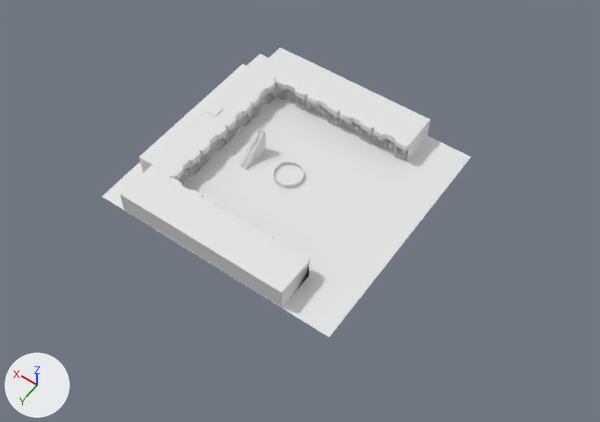
Before and after pictures for a commit that changed the Blender file Modelos/CentroComercial.blend.
Camera for both pictures: a camera (50 mm lens) standing at (-40.5, 54.1, 99.0) and looking at (4.9, -9.4, -0.8). Every picture has the same lights, and +X, +Y and +Z are marked at lower left. Materials are left out; every surface is plain grey.

The first picture shows 'Cube', 'Cube.001', 'Cube.002', 'Cube.003', 'Fuente', 'SM_Bld_Shop_01.003', 'SM_Bld_Shop_01.007', 'SM_Bld_Shop_01.011', 'Suelo'.
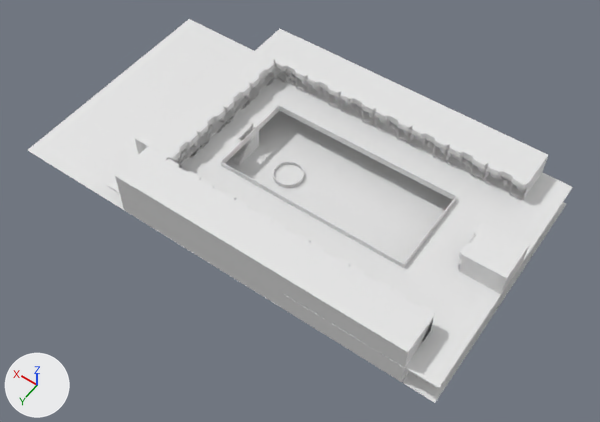
Commit message: Centro comercial 2: ahora mas comercial que nunca

Where the newer file only moved an object's origin or applied its transform, the numbers keep the older frame.

Boxes [x1, y1, x2, y2] around the edits, measured in the pictures (600 x 422 px):
'Suelo', rescaled (46% wider, 36% taller): before [102, 54, 471, 337]; after [28, 19, 566, 403]
'Suelo P2', added: after [107, 77, 573, 389]
'SM_Bld_Shop_01.001', added: after [135, 159, 435, 367]
'SM_Bld_Shop_01.002', added: after [274, 37, 548, 200]
'SM_Bld_Shop_01.003', reshaped: before [140, 177, 310, 308]; after [140, 206, 409, 382]
'SM_Bld_Shop_01.005', added: after [135, 45, 275, 168]
'SM_Bld_Shop_01.004', added: after [458, 223, 529, 294]
'Barrera', added: after [221, 105, 457, 268]
'Cube.002', reshaped, moved, rescaled, turned: before [241, 127, 266, 169]; after [115, 147, 168, 204]
'Cube.003', reshaped (137% wider, 257% taller): before [205, 104, 223, 117]; after [254, 29, 298, 78]
'Escaleras', added: after [235, 126, 260, 165]
part 1 of me_mesh_004, added: after [282, 293, 321, 331]
part 2 of me_mesh_004, added: after [320, 317, 362, 356]
part 3 of me_mesh_004, added: after [360, 342, 409, 382]
part 4 of me_cube_004, added: after [115, 147, 168, 204]
'SM_Bld_Shop_01.007', unchanged, covered by the edit: before [275, 56, 430, 161]
'SM_Bld_Shop_01.011', unchanged, covered by the edit: before [139, 64, 276, 186]
'Cube', unchanged, covered by the edit: before [120, 165, 172, 221]; after [120, 194, 143, 221]

The change, as a list of edits to the scene's bpy script:
```text
Change me_mesh_004:
    where me_mesh_004.from_pydata(...)  # 976 vertices, 1012 faces; spans x -15.0..5.0, y 0.0..3.1, z -5.0..0.5
    used by ob_sm_bld_shop_01_003; location = (15.9, 0.0, 0.0); rotation_euler = (1.571, 0.0, 0.0), in degrees (90, 0, 0); scale = (1.28, 1.28, 1.28)
    me_mesh_004 part 1: the loose piece of 212 vertices spanning x -15.0..-10.0, y 0.0..3.1, z -5.0..0.5 is copied, and the copy is moved by (-5.0, 0.0, 0.0); it spans x -20.0..-15.0, y 0.0..3.1, z -5.0..0.5
    me_mesh_004 part 2: the loose piece of 212 vertices spanning x -15.0..-10.0, y 0.0..3.1, z -5.0..0.5 is copied, and the copy is moved by (-10.0, 0.0, 0.0); it spans x -25.0..-20.0, y 0.0..3.1, z -5.0..0.5
    me_mesh_004 part 3: the loose piece of 212 vertices spanning x -15.0..-10.0, y 0.0..3.1, z -5.0..0.5 is copied, and the copy is moved by (-15.0, 0.0, 0.0); it spans x -30.0..-25.0, y 0.0..3.1, z -5.0..0.5
Change me_cube_004:
    where me_cube_004.from_pydata(...)  # 700 vertices, 396 faces; spans x -33.0..1.0, y -1.3..1.3, z -1.0..38.1
    used by ob_cube_002; location = (16.7, -10.8, 0.1); rotation_euler = (0.0, 0.0, 1.571), in degrees (0, 0, 90); scale = (0.155, 0.453, 0.121)
    me_cube_004 part 4: a new loose piece, a box spanning x -1.0..1.0, y -1.1..1.1, z -1.0..1.0
Change me_cube_008:
    where me_cube_008.from_pydata(...)  # 8 vertices, 6 faces; spans x -1.0..1.0, y -1.0..1.0, z -1.0..1.0
    used by ob_cube_003; location = (25.7, -15.0, 4.0); scale = (1.0, 1.0, 0.0865)
    me_cube_008 part 5
    me_cube_008.vertices[0].co: (-1.0, -1.0, -1.0) -> (-3.44, -18.36, 1.7)  # pixel (223, 109) -> not seen
    me_cube_008.vertices[1].co: (-1.0, -1.0, 1.0) -> (-3.44, -18.36, 46.05)  # pixel (222, 108) -> pixel (298, 37)
    me_cube_008.vertices[2].co: (-1.0, 1.0, -1.0) -> (-3.44, -11.32, 1.7)  # pixel (215, 117) -> pixel (273, 78)
    me_cube_008.vertices[3].co: (-1.0, 1.0, 1.0) -> (-3.44, -11.32, 46.05)  # pixel (215, 116) -> pixel (273, 60)
    me_cube_008.vertices[4].co: (1.0, -1.0, -1.0) -> (0.44, -18.36, 1.7)  # pixel (213, 104) -> not seen
    me_cube_008.vertices[5].co: (1.0, -1.0, 1.0) -> (0.44, -18.36, 46.05)  # pixel (213, 103) -> pixel (279, 28)
    me_cube_008.vertices[6].co: (1.0, 1.0, -1.0) -> (0.44, -11.32, 1.7)  # pixel (205, 111) -> not seen
    me_cube_008.vertices[7].co: (1.0, 1.0, 1.0) -> (0.44, -11.32, 46.05)  # pixel (205, 111) -> pixel (254, 51)
Change ob_suelo:
    ob_suelo.scale: (21.0, 20.0, 20.0) -> (37.4, 20.0, 20.0)
Change ob_cube_002:
    ob_cube_002.rotation_euler: (0.0, 0.0, 1.571) -> (0.0, 0.0, 0.0)  # degrees (0, 0, 90) -> degrees (0, 0, 0)
    ob_cube_002.location: (16.7, -10.8, 0.1) -> (24.2, 3.0, 6.1)
    ob_cube_002.scale: (0.155, 0.453, 0.121) -> (1.94, 3.14, 1.94)
Add ob_sm_bld_shop_01_005:
    ob_sm_bld_shop_01_005 = bpy.data.objects.new('SM_Bld_Shop_01.005', me_mesh_012.copy())  # the mesh of ob_sm_bld_shop_01_011
    ob_sm_bld_shop_01_005.location = (22.4, -19.9, 4.1)
    ob_sm_bld_shop_01_005.rotation_euler = (1.571, 0.0, -1.571)  # degrees (90, 0, -90)
    ob_sm_bld_shop_01_005.scale = (1.28, 1.28, 1.28)
Add ob_barrera:
    ob_barrera = bpy.data.objects.new('Barrera', me_cube_010)  # 32 vertices, 24 faces; spans x -50.8..0.2, y -5.3..4.8, z -1.0..1.0
    ob_barrera.location = (0.7, -6.5, 4.6)
    ob_barrera.rotation_euler = (0.0, 0.0, 1.571)  # degrees (0, 0, 90)
    ob_barrera.scale = (0.289, 3.19, 0.444)
Add ob_puerta:
    ob_puerta = bpy.data.objects.new('Puerta', me_cube_006)  # 32 vertices, 24 faces; spans x -0.98..1.02, y 0.0..3.25, z 0.0..9.25
    ob_puerta.parent = ob_sm_bld_shop_01_004
    ob_puerta.location = (-21.38, -8.462, 14.26)
    ob_puerta.rotation_euler = (0.0, 0.0, -1.571)  # degrees (0, 0, -90)
    ob_puerta.scale = (0.123, 1.0, 1.0)
Add ob_sm_bld_shop_01_004:
    ob_sm_bld_shop_01_004 = bpy.data.objects.new('SM_Bld_Shop_01.004', me_mesh_007)  # 212 vertices, 226 faces; spans x 0.0..5.0, y 0.0..3.05, z -5.0..0.54
    ob_sm_bld_shop_01_004.location = (-21.1, -16.8, 4.1)
    ob_sm_bld_shop_01_004.rotation_euler = (1.571, 0.0, 1.571)  # degrees (90, 0, 90)
    ob_sm_bld_shop_01_004.scale = (1.28, 1.28, 1.28)
Add ob_sm_bld_shop_01_002:
    ob_sm_bld_shop_01_002 = bpy.data.objects.new('SM_Bld_Shop_01.002', me_mesh_003)  # 1708 vertices, 1771 faces; spans x 0.0..35.0, y 0.0..3.1, z -5.0..0.5
    ob_sm_bld_shop_01_002.location = (22.3, -26.9, 4.1)
    ob_sm_bld_shop_01_002.rotation_euler = (1.571, 0.0, 3.142)  # degrees (90, 0, 180)
    ob_sm_bld_shop_01_002.scale = (1.28, 1.28, 1.28)
Add ob_sm_bld_shop_01_001:
    ob_sm_bld_shop_01_001 = bpy.data.objects.new('SM_Bld_Shop_01.001', me_mesh_002)  # 1708 vertices, 1771 faces; spans x -30.0..5.0, y 0.0..3.1, z -5.0..0.5
    ob_sm_bld_shop_01_001.location = (15.9, 0.0, 4.1)
    ob_sm_bld_shop_01_001.rotation_euler = (1.571, 0.0, 0.0)  # degrees (90, 0, 0)
    ob_sm_bld_shop_01_001.scale = (1.28, 1.28, 1.28)
Add ob_suelo_p2:
    ob_suelo_p2 = bpy.data.objects.new('Suelo P2', me_cube_008_1)  # 24 vertices, 18 faces; spans x -53.3..3.1, y -18.4..21.4, z -1.0..1.5
    ob_suelo_p2.location = (25.7, -15.0, 4.0)
    ob_suelo_p2.scale = (1.0, 1.0, 0.0865)
Add ob_escaleras:
    ob_escaleras = bpy.data.objects.new('Escaleras', me_cube_004_1)  # 136 vertices, 102 faces; spans x -33.0..1.0, y -1.0..1.0, z -1.0..33.0
    ob_escaleras.location = (18.0, -10.8, 0.1)
    ob_escaleras.rotation_euler = (0.0, 0.0, 1.571)  # degrees (0, 0, 90)
    ob_escaleras.scale = (0.155, 0.453, 0.121)
```
